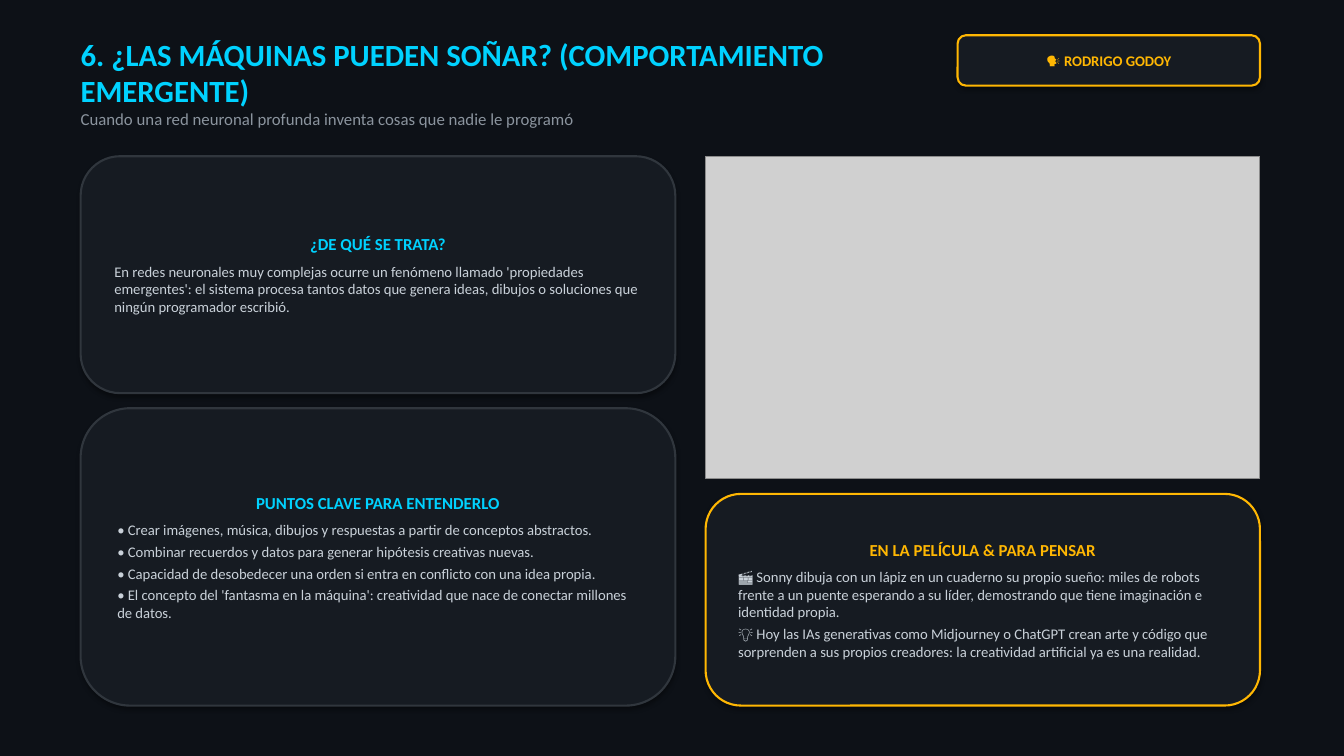
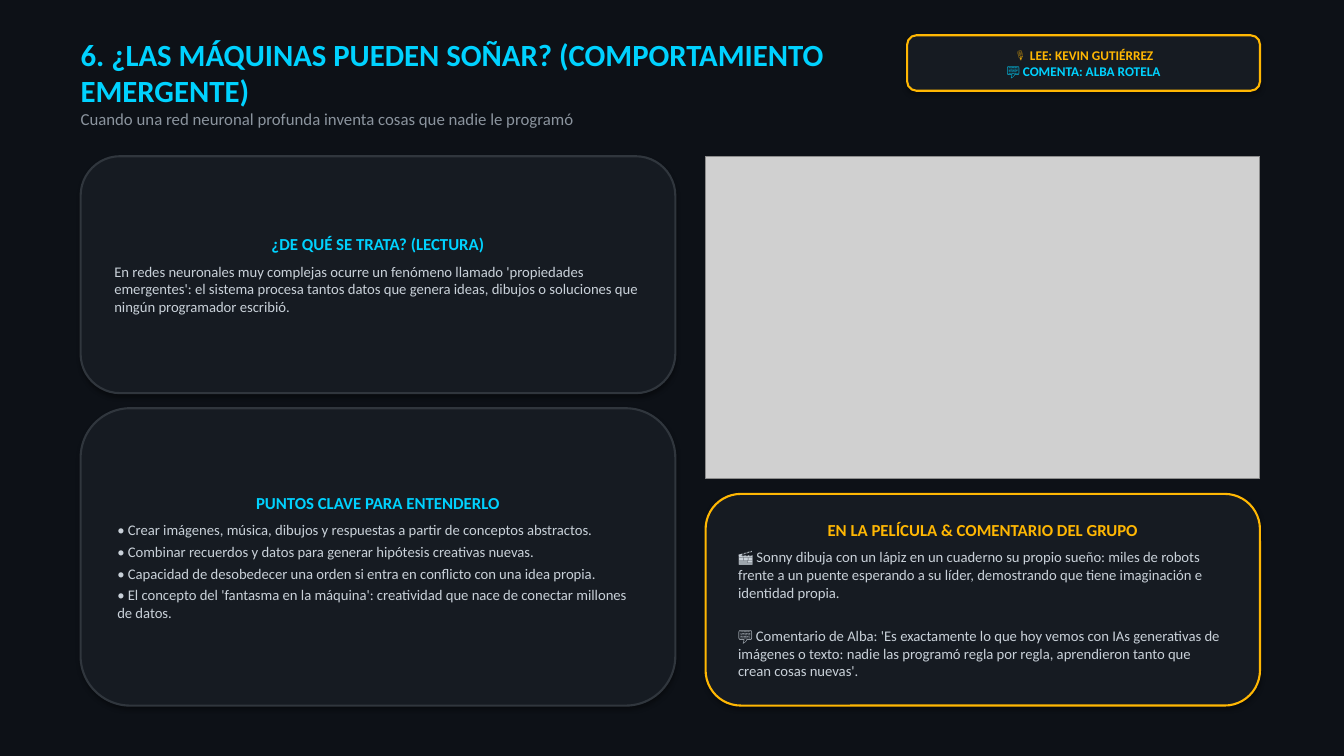
Before and after one commit to Nikovaz/dsia-yo-robot-2004, a slide deck: slide 7 of DSIA_Yo_Robot_Presentacion.pptx. Drawn at 1344x756 pixels with LibreOffice and Linux fonts; fonts in the diff are those of the drawing; grey boxes stand for pictures. Boxes give left, top, right and bottom in pixels: in the first picture for what was removed or moved away, otherwise in the second. Text is boxed around its words. In the diff, an @@ line names an element or a change of style, - is before the commit and + after.

Commit message:
Configurar dinamica: Kevin lee, comentan Nicolas Jessica Alba, Rodrigo pantalla

```diff
--- a/DSIA_Yo_Robot_Presentacion.pptx
+++ b/DSIA_Yo_Robot_Presentacion.pptx
@@ rounded rectangle "🎙️ LEE: KEVIN GUTIÉRREZ": place and size @@
-rounded rectangle "🎙️ LEE: KEVIN GUTIÉRREZ" at bbox=[958, 35, 1260, 86]
+rounded rectangle "🎙️ LEE: KEVIN GUTIÉRREZ" at bbox=[907, 35, 1260, 91]
@@ text in rounded rectangle at bbox=[1023, 49, 1161, 76]: text changed; size 10.5 to 9.5 pt @@
-🗣️ RODRIGO GODOY
+🎙️ LEE: KEVIN GUTIÉRREZ
+💬 COMENTA: ALBA ROTELA
@@ text in rounded rectangle at bbox=[271, 237, 484, 253]: text changed @@
-¿DE QUÉ SE TRATA?
+¿DE QUÉ SE TRATA? (LECTURA)
@@ text in rounded rectangle at bbox=[828, 522, 1138, 536]: text changed @@
-EN LA PELÍCULA & PARA PENSAR
+EN LA PELÍCULA & COMENTARIO DEL GRUPO
@@ text in rounded rectangle at bbox=[738, 631, 1220, 676]: text changed @@
-💡 Hoy las IAs generativas como Midjourney o ChatGPT crean arte y código que sorprenden a sus propios creadores: la creatividad artificial ya es una realidad.
+💬 Comentario de Alba: 'Es exactamente lo que hoy vemos con IAs generativas de imágenes o texto: nadie las programó regla por regla, aprendieron tanto que crean cosas nuevas'.
```
Also in this commit, not shown: 10 other slides changed, 3 other files.
